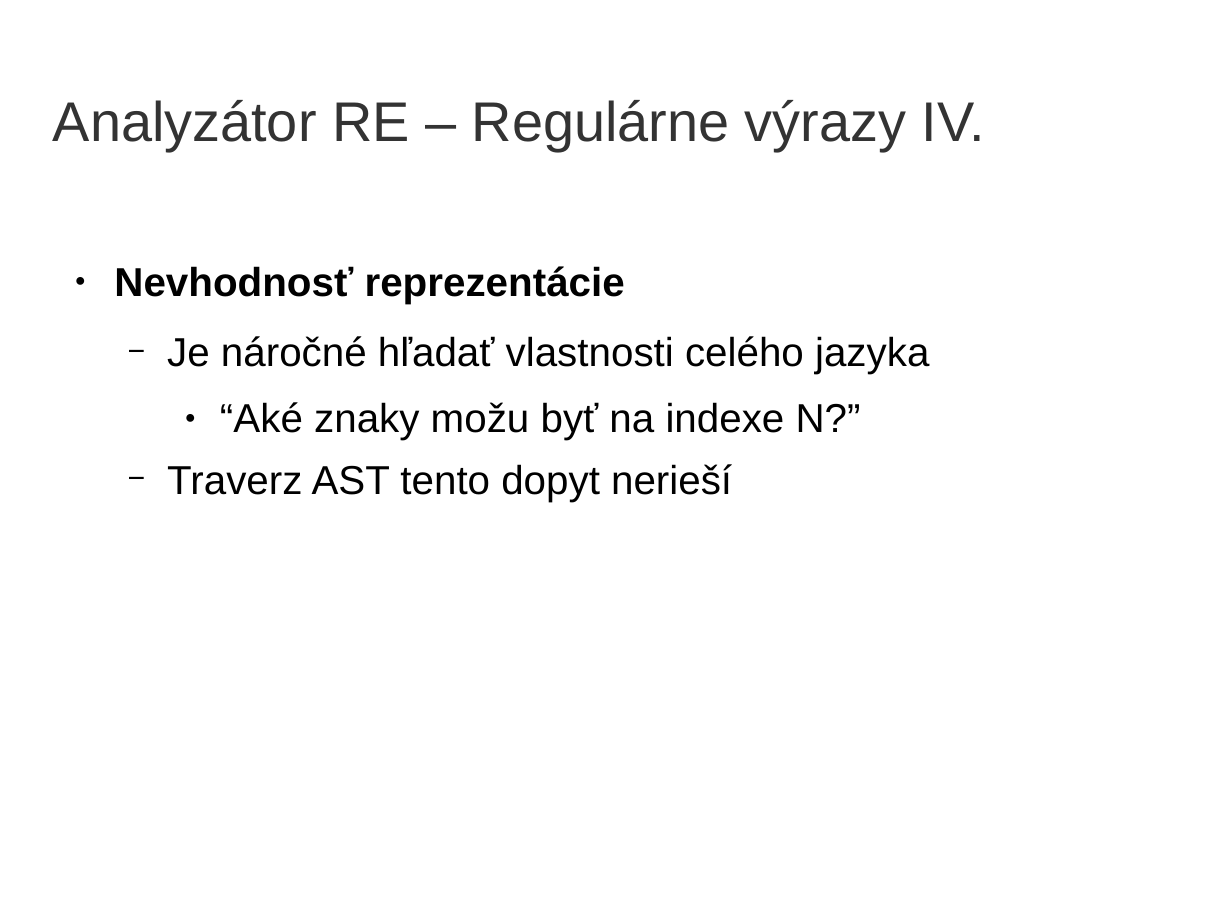
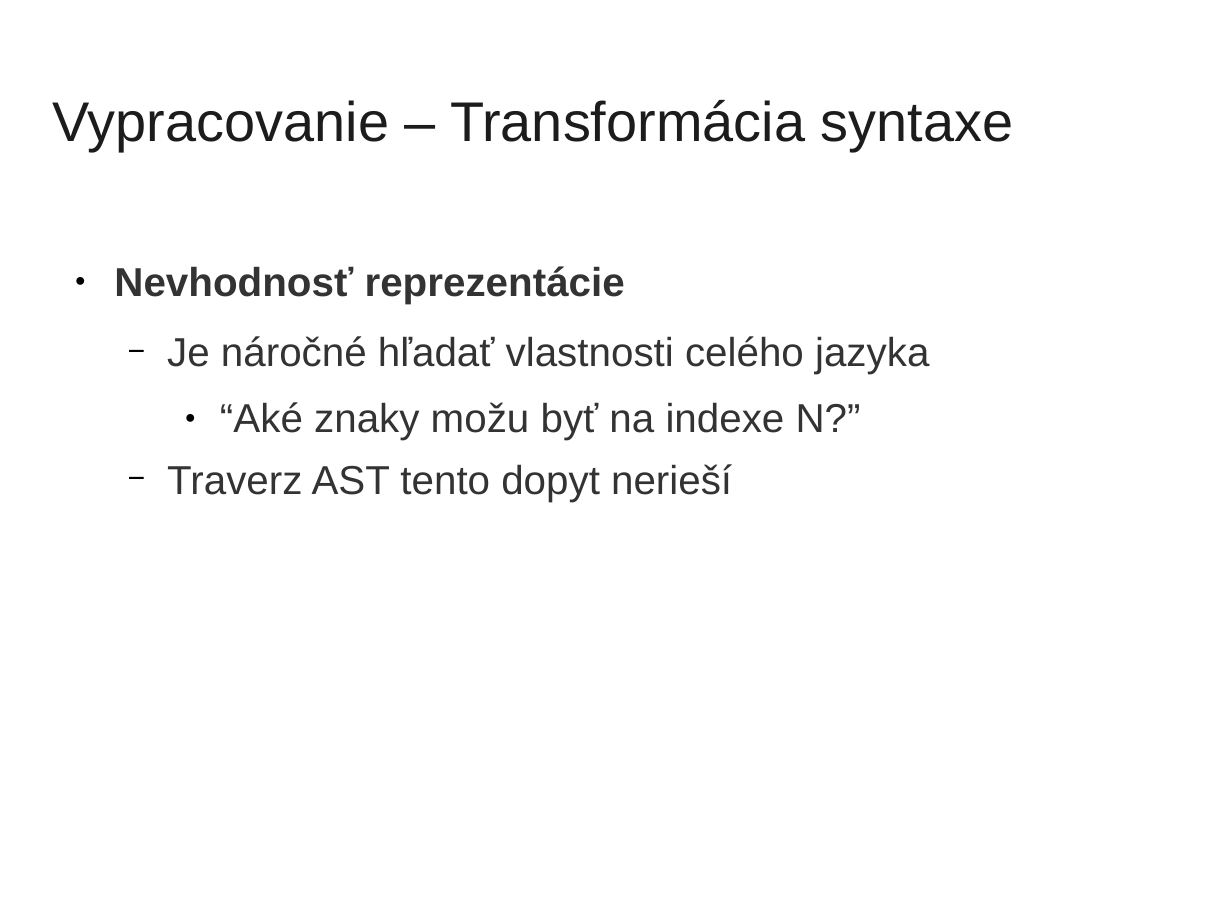
Before and after one commit to yin/syntaxer, a slide deck: slide 17 of obhajoba/bc2014-obhajoba15-prezentacia.odp (slide 22 before the commit). Drawn at 1232x924 pixels with LibreOffice and Linux fonts; fonts in the diff are those of the drawing; background and template pictures are left out. Boxes give left, top, right and bottom in pixels: in the first picture for what was removed or moved away, otherwise in the second. Text is boxed around its words. In the diff, an @@ line names an element or a change of style, - is before the commit and + after.

```diff
--- a/obhajoba/bc2014-obhajoba15-prezentacia.odp
+++ b/obhajoba/bc2014-obhajoba15-prezentacia.odp
@@ title at [53, 100, 1013, 151]: text changed; text colour #333333 to #1C1C1C @@
-Analyzátor RE – Regulárne výrazy IV.
+Vypracovanie – Transformácia syntaxe
@@ text "Nevhodnosť reprezentácie" at [114, 266, 929, 502]: text colour #000000 to #333333 @@
```
Also in this commit, not shown: 14 other slides changed, 11 slides added, 22 slides removed, 2 other files.
